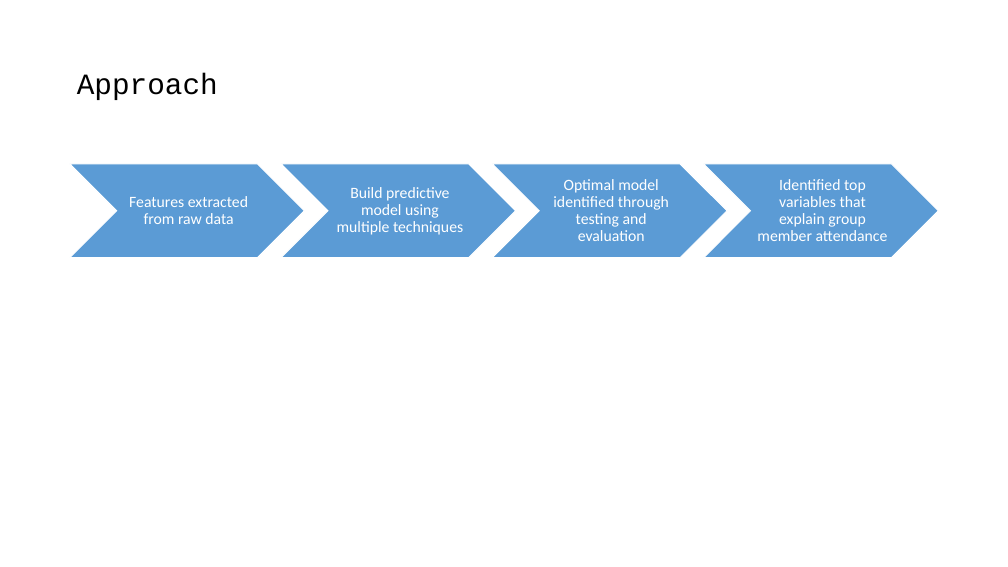
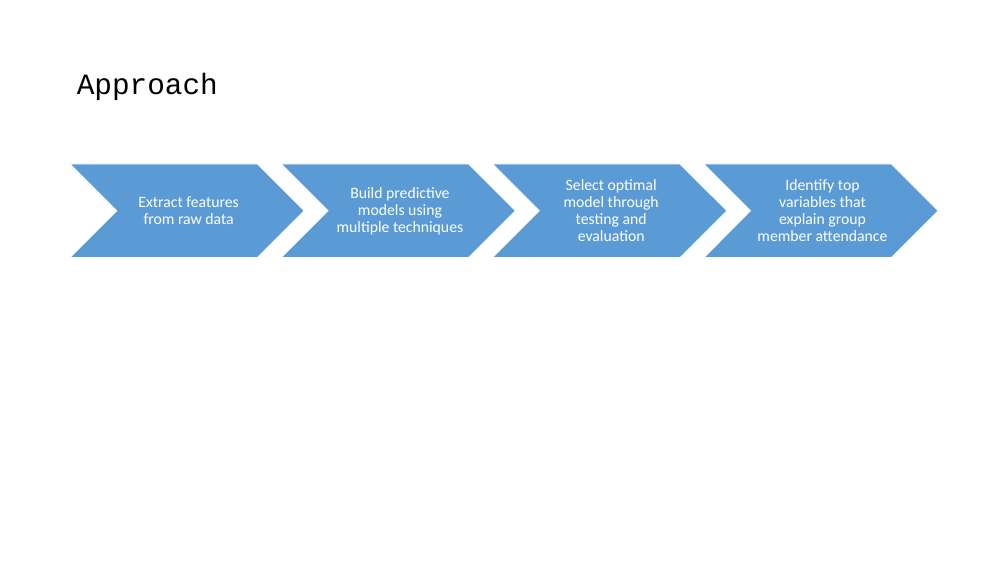
Before and after one commit to joyceXD/meetup-attendence-pred, a slide deck: slide 4 of presentation/meetup-attendance-prediction.pptx. Drawn at 1008x567 pixels with LibreOffice and Linux fonts; fonts in the diff are those of the drawing. Boxes give left, top, right and bottom in pixels: in the first picture for what was removed or moved away, otherwise in the second. Text is boxed around its words. In the diff, an @@ line names an element or a change of style, - is before the commit and + after.

```diff
--- a/presentation/meetup-attendance-prediction.pptx
+++ b/presentation/meetup-attendance-prediction.pptx
@@ text at bbox=[564, 179, 659, 241]: text changed @@
-Optimal model identified through testing and evaluation
+Select optimal model through testing and evaluation
@@ text at bbox=[757, 179, 888, 241]: text changed @@
-Identified top variables that explain group member attendance
+Identify top variables that explain group member attendance
@@ text at bbox=[138, 196, 238, 224]: text changed @@
-Features extracted from raw data
+Extract features from raw data
@@ text at bbox=[337, 187, 463, 235]: text changed @@
-Build predictive model using multiple techniques
+Build predictive models using multiple techniques
```
Also in this commit, not shown: 4 other slides changed, 26 other files.
